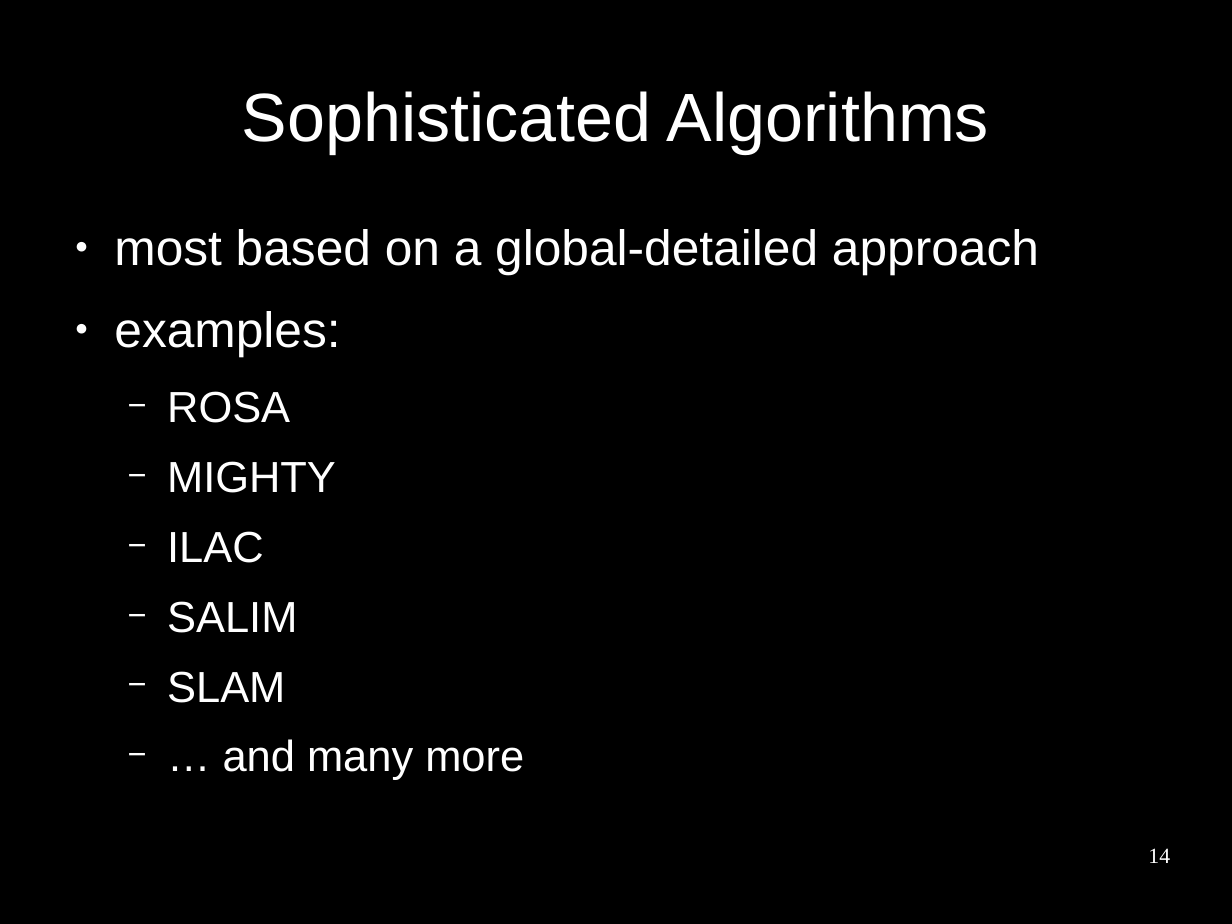
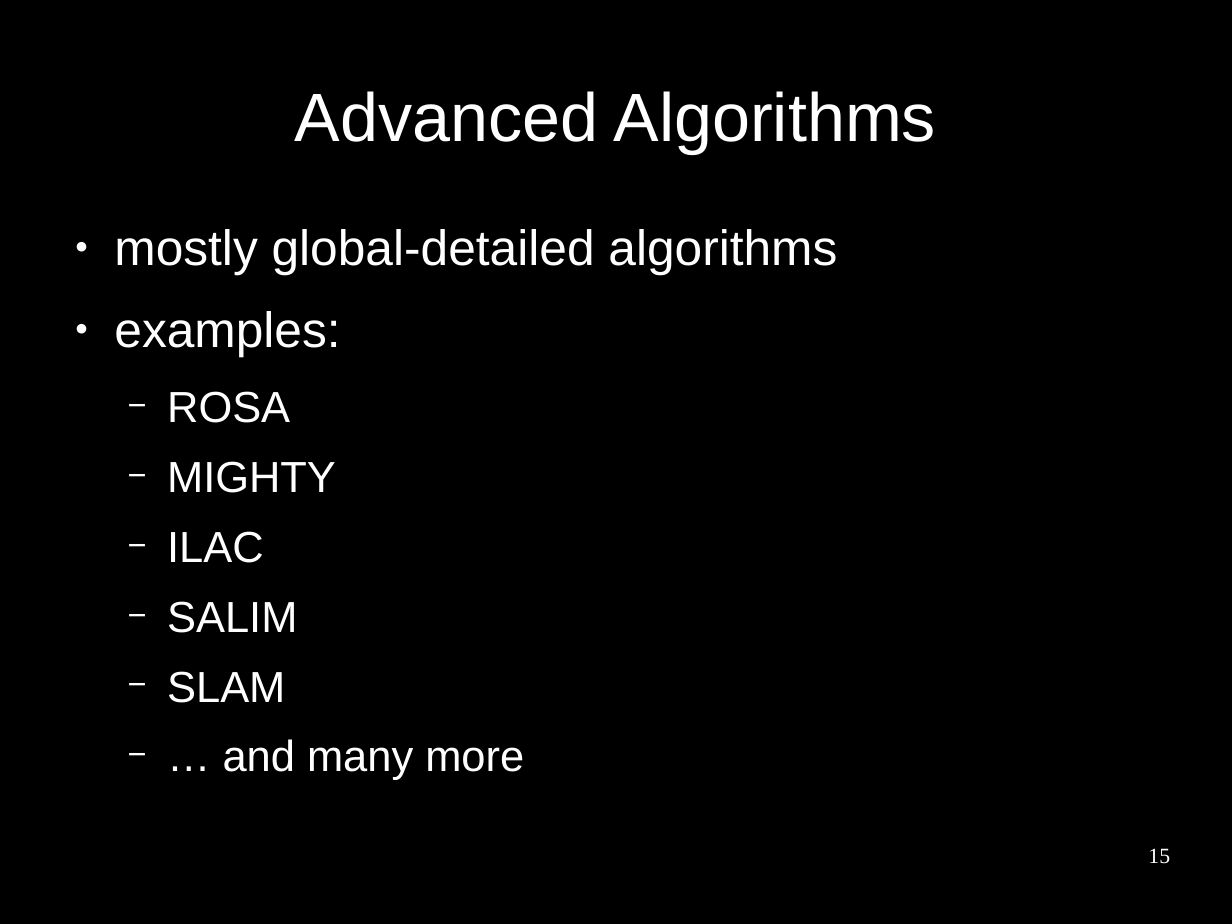
Before and after one commit to benediktibk/bachelorthesis, a slide deck: slide 15 of presentation.odp (slide 14 before the commit). Drawn at 1232x924 pixels with LibreOffice and Linux fonts; fonts in the diff are those of the drawing; background and template pictures are left out. Boxes give left, top, right and bottom in pixels: in the first picture for what was removed or moved away, otherwise in the second. Text is boxed around its words. In the diff, an @@ line names an element or a change of style, - is before the commit and + after.

```diff
--- a/presentation.odp
+++ b/presentation.odp
@@ title at <box>295,91,936,153</box>: text changed @@
-Sophisticated Algorithms
+Advanced Algorithms
@@ text at <box>114,229,837,275</box>: text changed @@
-● most based on a global-detailed approach
+● mostly global-detailed algorithms
@@ page number at <box>1148,848,1170,864</box>: text changed @@
-14
+15
```
Also in this commit, not shown: 10 other slides changed, 1 slide added, 3 other files.
